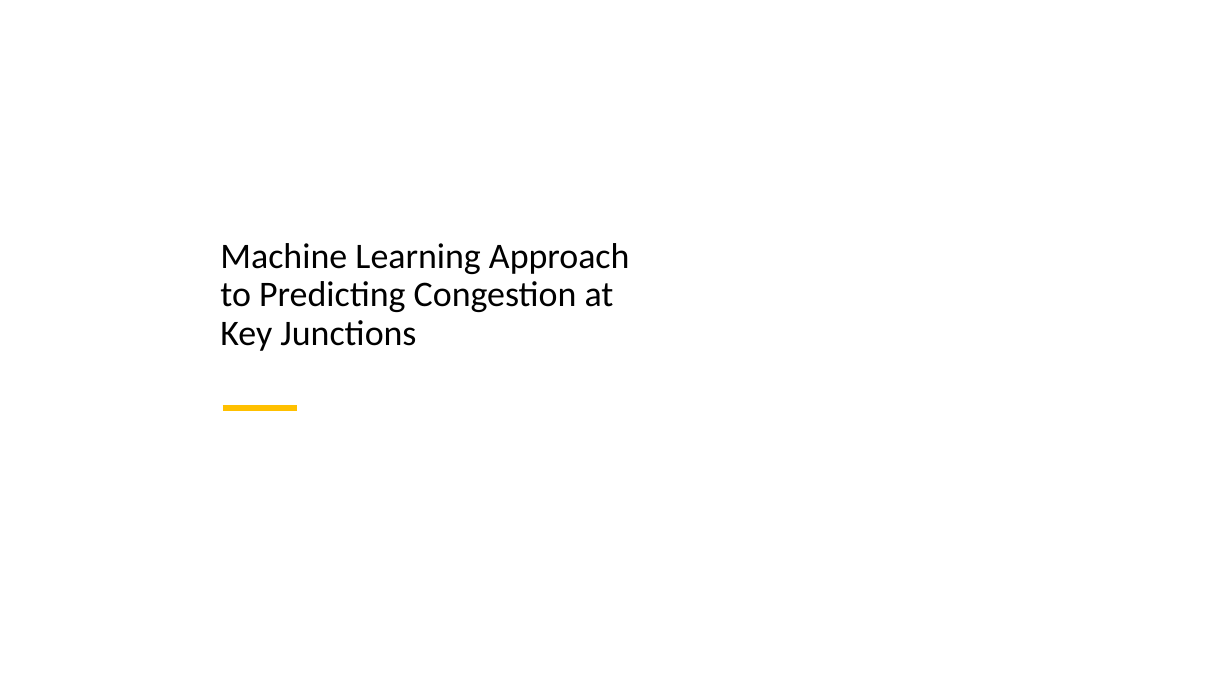
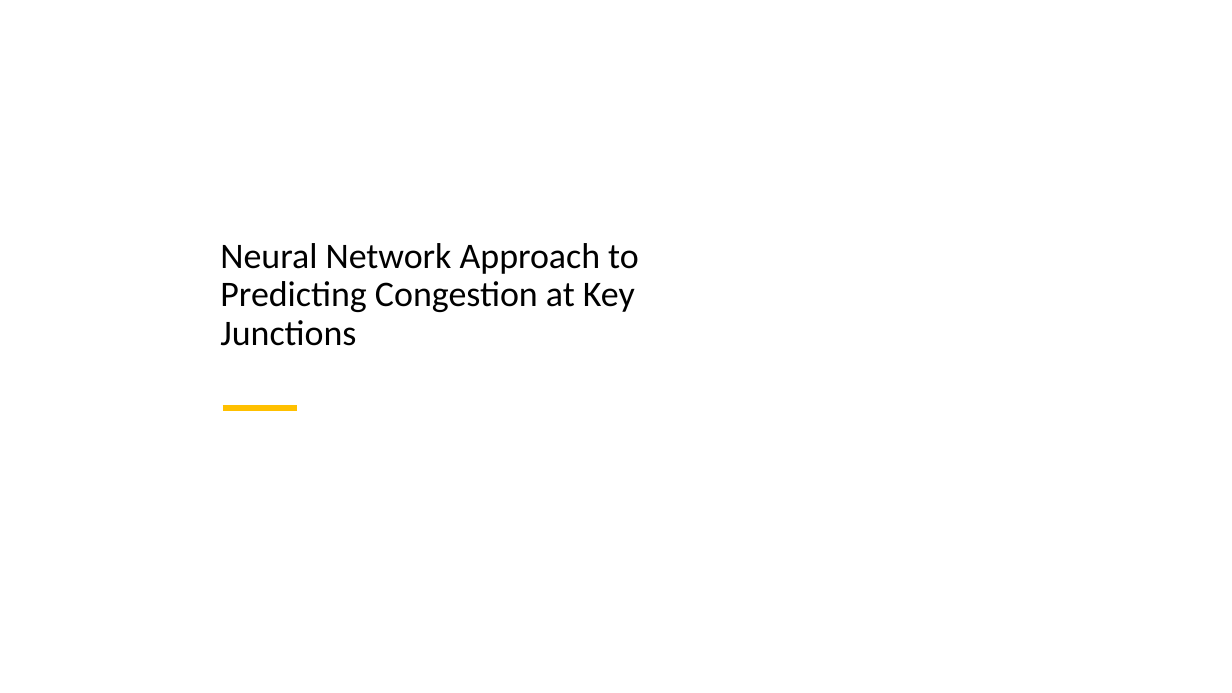
Before and after one commit to bhanuchandrika99/NNDL_Final_Project, a slide deck: slide 1 of Presentation.pptx. Drawn at 1232x693 pixels with LibreOffice and Linux fonts; fonts in the diff are those of the drawing; background and template pictures are left out. Boxes give left, top, right and bottom in pixels: in the first picture for what was removed or moved away, otherwise in the second. Text is boxed around its words. In the diff, an @@ line names an element or a change of style, - is before the commit and + after.

```diff
--- a/Presentation.pptx
+++ b/Presentation.pptx
@@ title at (220,243,639,346): text changed @@
-Machine Learning Approach to Predicting Congestion at Key Junctions
+Neural Network Approach to Predicting Congestion at Key Junctions
```
Also in this commit, not shown: 6 other slides changed.
